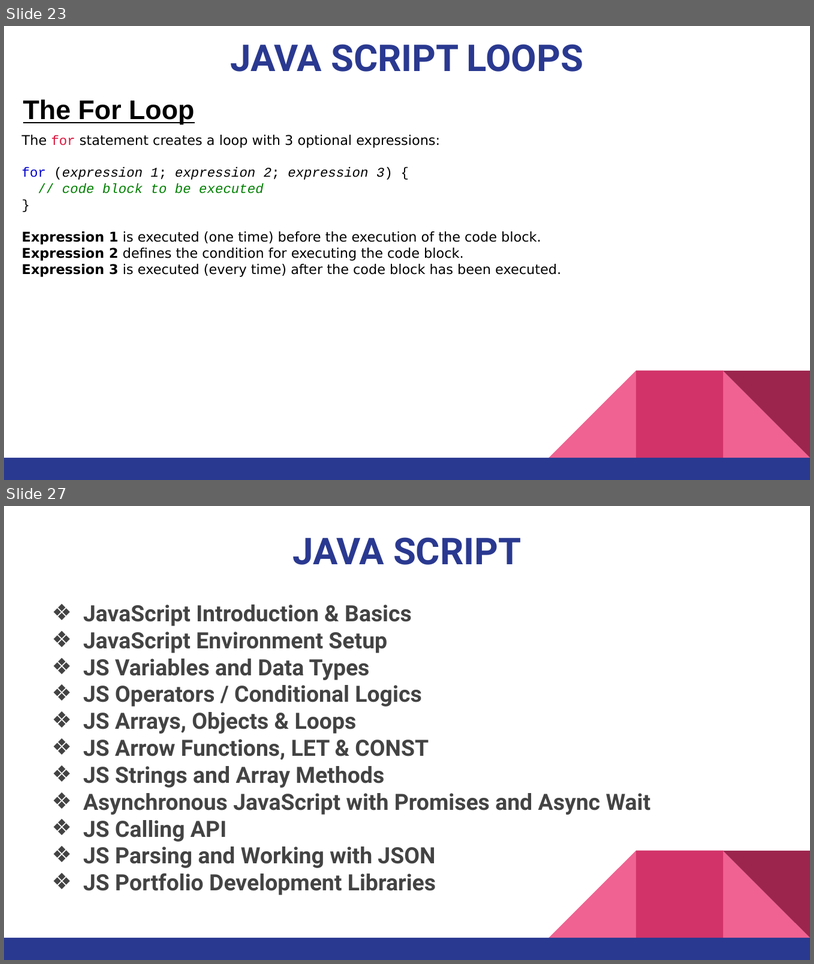
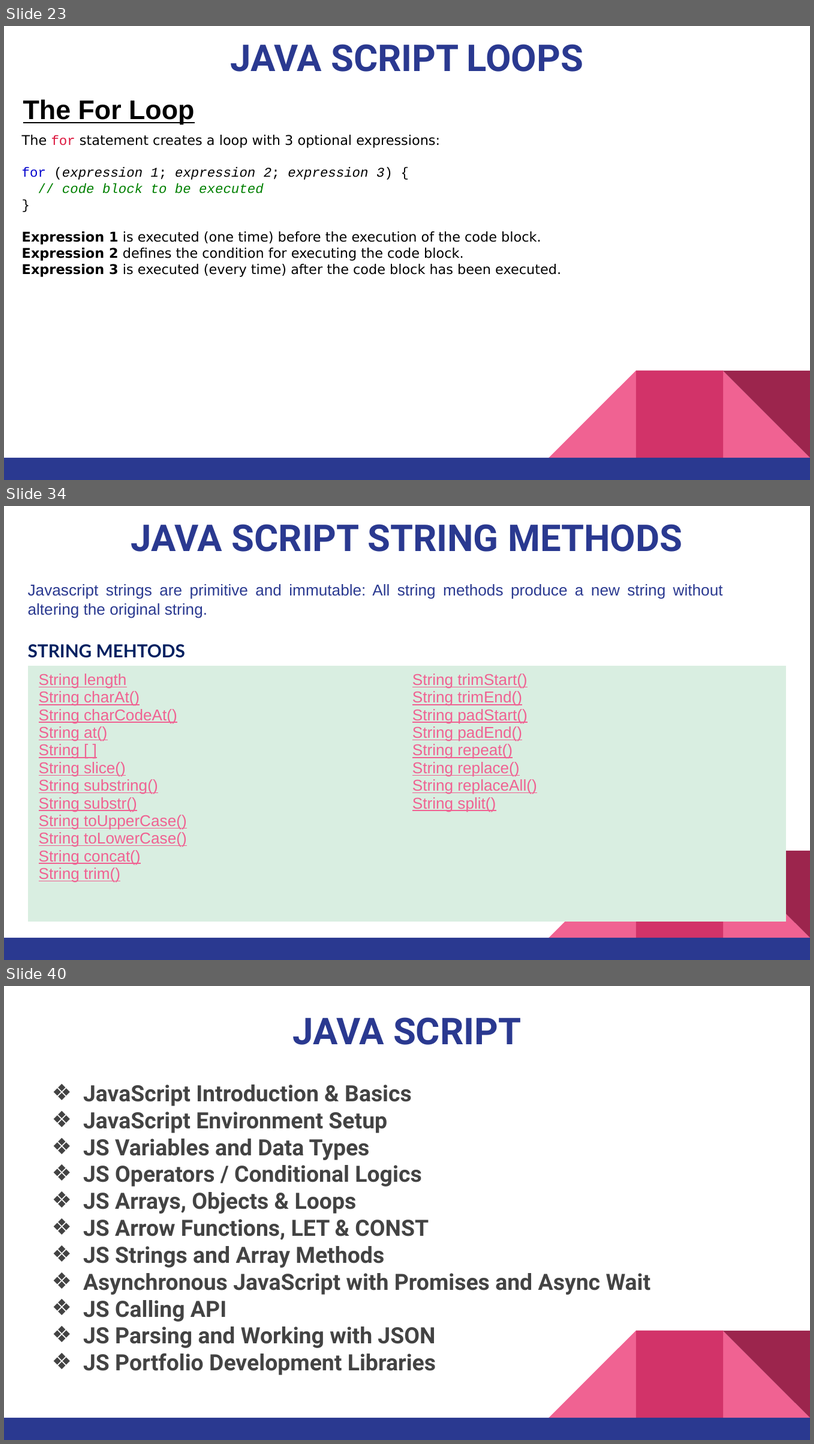
Before and after one commit to pnytrainingrepo/Webdevelopment, a slide deck: JavaScript.pptx. Shown one above the other, each under a label of ours: slides 23 and 27 before the commit, slides 23, 34 and 40 after it; the slides between them are not shown. The pictures are 814x964 and 814x1444 pixels, drawn with LibreOffice and Linux fonts; fonts in the diff are those of the drawing. Boxes give left, top, right and bottom in pixels: in the first picture for what was removed or moved away, otherwise in the second. Text is boxed around its words. In the diff, an @@ line names an element or a change of style, - is before the commit and + after.

```diff
--- a/JavaScript.pptx
+++ b/JavaScript.pptx
@@ slide 34 added at [4, 506, 810, 960], background #FFFFFF; not listed: 5 template elements that a slide beside it also shows @@
@@ title added at [131, 524, 683, 552], 33 pt, text #2A3990, bold @@
+JAVA SCRIPT STRING METHODS
@@ rectangle added at [28, 576, 725, 665], fill #FFFFFF, 14 pt, text #2A3990 @@
+Javascript strings are primitive and immutable: All string methods produce a new string without altering the original string.
+STRING MEHTODS
@@ table added at [28, 666, 786, 921], 1 rows, 2 columns @@
+String length String charAt() String charCodeAt() String at() String [ ] String slice() String substring() String substr() String toUpperCase() String toLowerCase() String concat() String trim() | String trimStart() String trimEnd() String padStart() String padEnd() String repeat() String replace() String replaceAll() String split()
@@ what was slide 27 is now slide 40 @@
```
Also in this commit, not shown: 2 slides changed, 14 other slides added, 2 slides removed, 8 other files.
